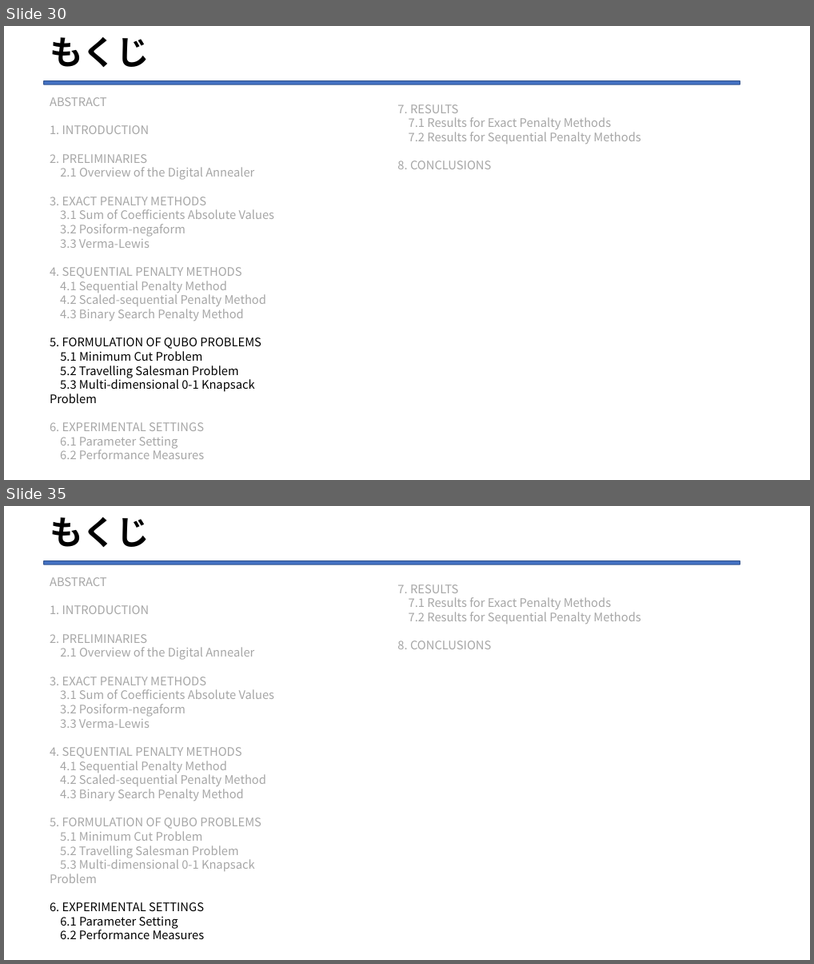
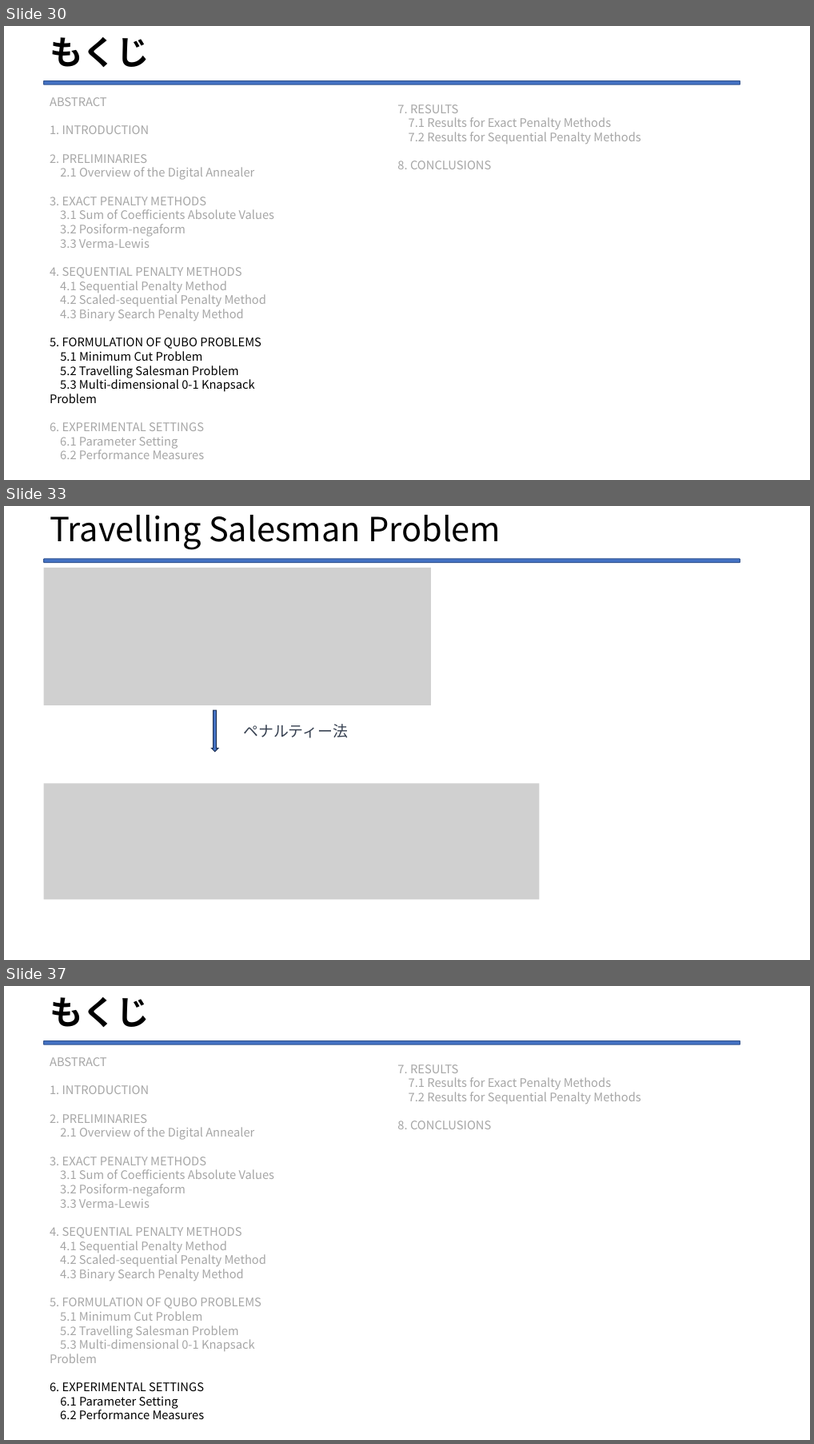
Before and after one commit to Legolas9999/zemi, a slide deck: lcj_ron_zemi2.pptx. Shown one above the other, each under a label of ours: slides 30 and 35 before the commit, slides 30, 33 and 37 after it; the slides between them are not shown. The pictures are 814x964 and 814x1444 pixels, drawn with LibreOffice and Linux fonts; fonts in the diff are those of the drawing; grey boxes stand for pictures. Boxes give left, top, right and bottom in pixels: in the first picture for what was removed or moved away, otherwise in the second. Text is boxed around its words. In the diff, an @@ line names an element or a change of style, - is before the commit and + after.

```diff
--- a/lcj_ron_zemi2.pptx
+++ b/lcj_ron_zemi2.pptx
@@ slide 33 added at (4, 506, 810, 960), background #FFFFFF @@
@@ title added at (50, 515, 501, 549), 39.6 pt, text #000000 @@
+Travelling Salesman Problem
@@ rounded rectangle added at (44, 559, 741, 562), fill #4472C4, outline #325491 1 pt @@
@@ picture added at (44, 568, 432, 705) @@
@@ right arrow added at (212, 710, 218, 752), fill #4472C4, outline #1E3256 1 pt @@
@@ text added at (243, 724, 348, 738), 18 pt, text #374151 @@
+ペナルティー法
@@ picture added at (44, 783, 540, 900) @@
@@ what was slide 35 is now slide 37 @@
```
Also in this commit, not shown: 17 slides changed, 3 other slides added, 5 other files.
